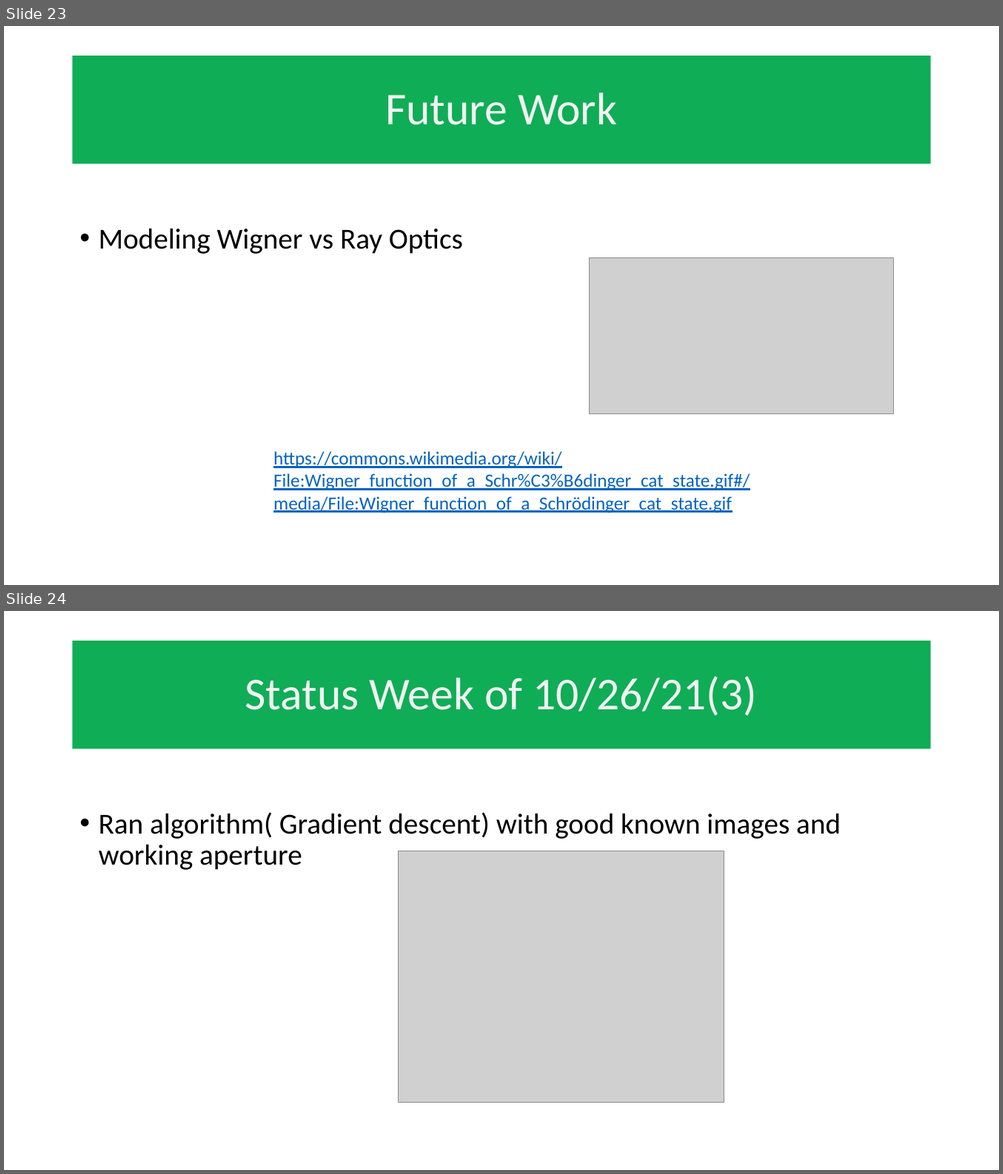
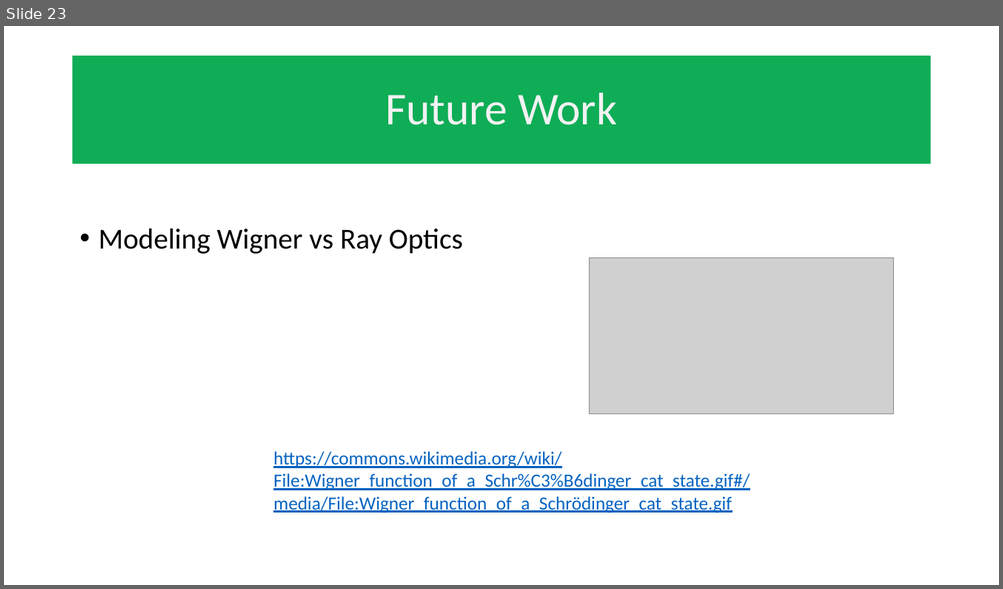
Before and after one commit to mathFPGAseek/und_eecs590_F21, a slide deck: diffuser_cam_20211202_rev1.pptx. Shown one above the other, each under a label of ours: slides 23 and 24 before the commit, slide 23 after it. The pictures are 1003x1174 and 1003x589 pixels, drawn with LibreOffice and Linux fonts; fonts in the diff are those of the drawing; grey boxes stand for pictures; background and template pictures are left out. Boxes give left, top, right and bottom in pixels: in the first picture for what was removed or moved away, otherwise in the second. Text is boxed around its words. In the diff, an @@ line names an element or a change of style, - is before the commit and + after.

```diff
--- a/diffuser_cam_20211202_rev1.pptx
+++ b/diffuser_cam_20211202_rev1.pptx
@@ slide 24 removed at (4, 611, 999, 1170), background #FFFFFF @@
@@ title removed at (73, 641, 930, 749) @@
-Status Week of 10/26/21(3)
@@ text removed at (99, 812, 840, 870) @@
-• Ran algorithm( Gradient descent) with good known images and working aperture
@@ picture removed at (398, 851, 724, 1102) @@
```
Also in this commit, not shown: 4 slides changed, 6 slides added, 7 other slides removed.
